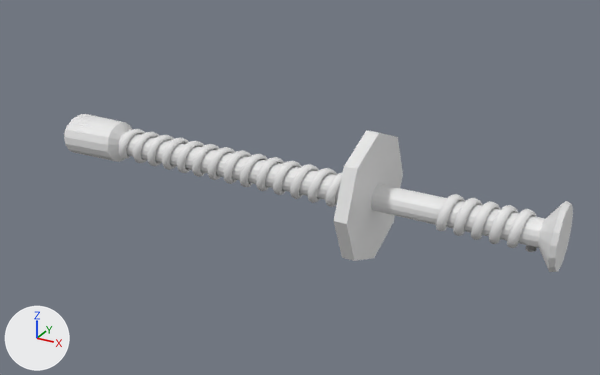
Before and after pictures for a commit that changed the FBX model PinballBO/Assets/Art/Models/BillLauncher.fbx.
One viewpoint serves both versions: a camera (50 mm lens) standing at (31.1, -71.5, 35.0) and looking at (-9.1, 1.6, -1.6). Every picture has the same lights, and +X, +Y and +Z are marked at lower left.
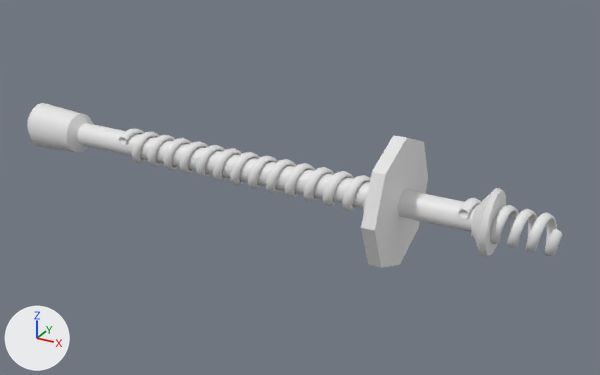
The newer file is also rescaled (x0.143), turned or shifted as a whole; pictures and numbers use the older file's frame.

Patch to the scene script:
```diff
--- a/PinballBO/Assets/Art/Models/BillLauncher.fbx.py
+++ b/PinballBO/Assets/Art/Models/BillLauncher.fbx.py
@@ ob_cylinder_001 @@
 ob_cylinder_001 = bpy.data.objects.new('Cylinder.001', me_cylinder_001)
-ob_cylinder_001.location = (-7.0, 0.0, 0.0)
-ob_cylinder_001.rotation_euler = (0.0, 1.571, 0.0)  # degrees (0, 90, 0)
+ob_cylinder_001.location = (-13.39, 0.0, 0.0)
+ob_cylinder_001.rotation_euler = (-1.571, 0.0, -1.571)  # degrees (-90, 0, -90)
 ob_cylinder_001.scale = (7.0, 7.0, 7.0)
@@ ob_circle_001 @@
 ob_circle_001 = bpy.data.objects.new('Circle.001', me_circle_001)
-ob_circle_001.location = (0.17, -0.89, -1.4)
-ob_circle_001.scale = (7.0, 7.0, 7.0)
+ob_circle_001.location = (3.06, -1.4, 0.89)
+ob_circle_001.rotation_euler = (-1.571, 0.0, 0.0)  # degrees (-90, 0, 0)
+ob_circle_001.scale = (7.59, 7.0, 7.0)
@@ ob_circle @@
 ob_circle = bpy.data.objects.new('Circle', me_circle_002)
-ob_circle.location = (16.8, -0.89, -1.4)
+ob_circle.location = (19.0, -1.4, 0.89)
+ob_circle.rotation_euler = (-1.571, 0.0, 0.0)  # degrees (-90, 0, 0)
 ob_circle.scale = (7.0, 7.0, 7.0)
@@ ob_cylinder @@
 ob_cylinder = bpy.data.objects.new('Cylinder', me_cylinder)
-ob_cylinder.location = (0.0, 0.0, 0.0)
+ob_cylinder.location = (2.9, 0.0, 0.0)
 ob_cylinder.rotation_euler = (0.0, 1.571, 0.0)  # degrees (0, 90, 0)
```

Location of each change, [x1, y1, x2, y2] in pixels of the pictures (600 x 375 px):
'Cylinder.001', moved, turned
    before: [64, 114, 573, 272]
    after: [27, 103, 506, 257]
'Cylinder', moved
    before: [334, 130, 403, 261]
    after: [361, 135, 428, 268]
'Circle.001', moved, turned, rescaled
    before: [119, 129, 343, 207]
    after: [119, 128, 370, 213]
'Circle', moved, turned
    before: [436, 194, 537, 252]
    after: [458, 198, 562, 257]
